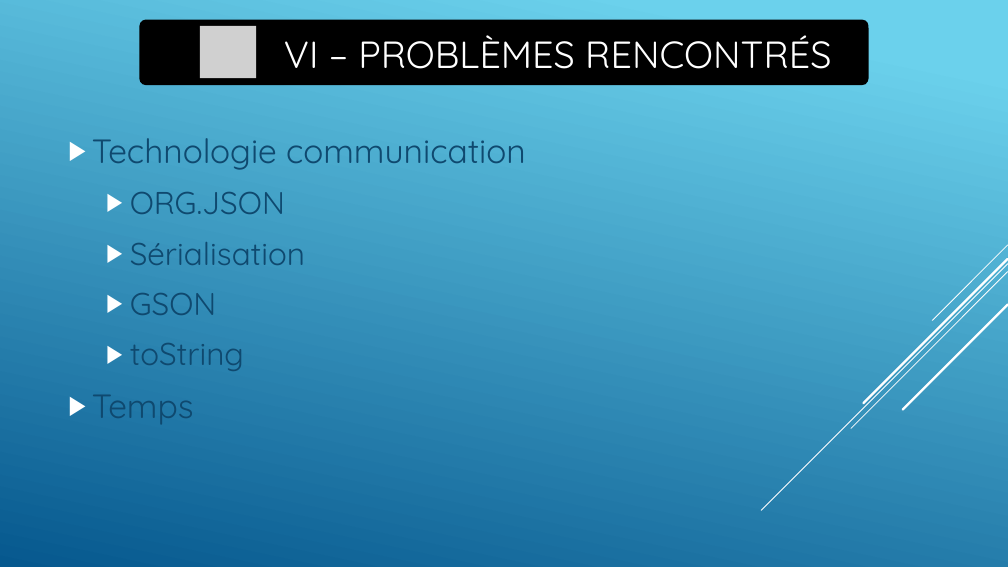
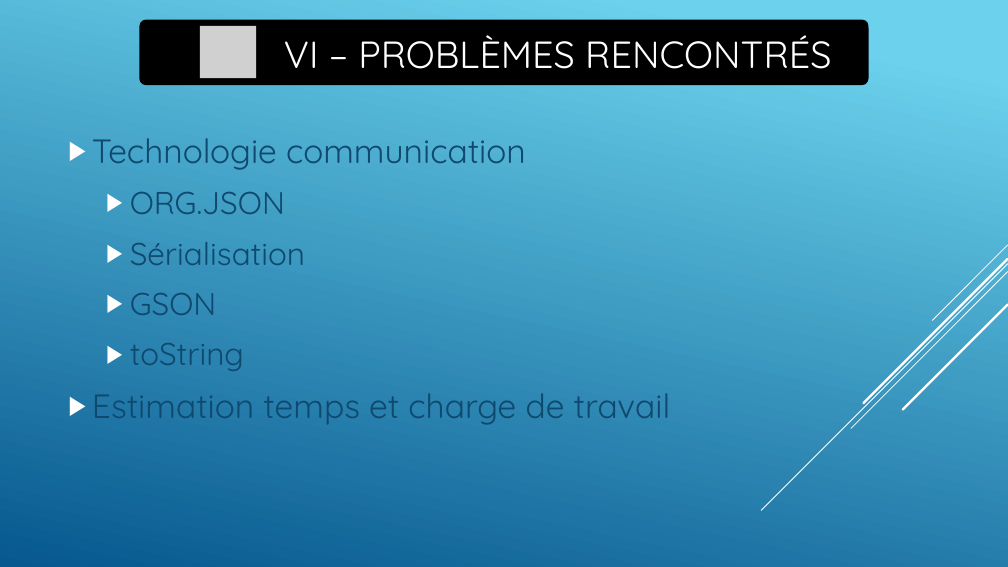
Before and after one commit to antoineDurand82/Projet_Dev_B2A, a slide deck: slide 8 of projetDev.pptx. Drawn at 1008x567 pixels with LibreOffice and Linux fonts; fonts in the diff are those of the drawing; grey boxes stand for pictures. Boxes give left, top, right and bottom in pixels: in the first picture for what was removed or moved away, otherwise in the second. Text is boxed around its words. In the diff, an @@ line names an element or a change of style, - is before the commit and + after.

```diff
--- a/projetDev.pptx
+++ b/projetDev.pptx
@@ text at box(92, 393, 671, 425): text changed @@
-▶ Temps
+▶ Estimation temps et charge de travail
```
Also in this commit, not shown: 1 other slide changed.
